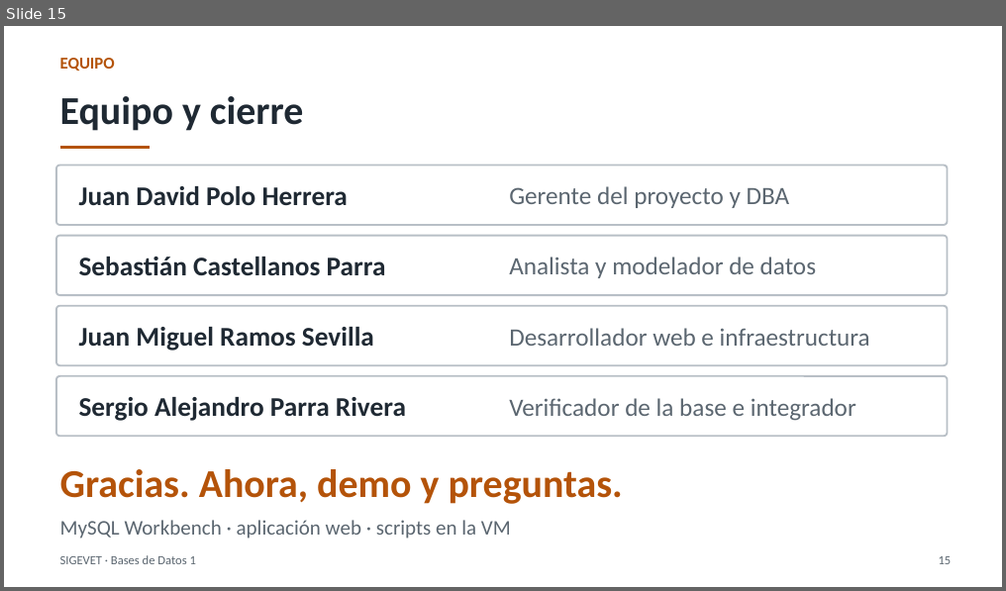
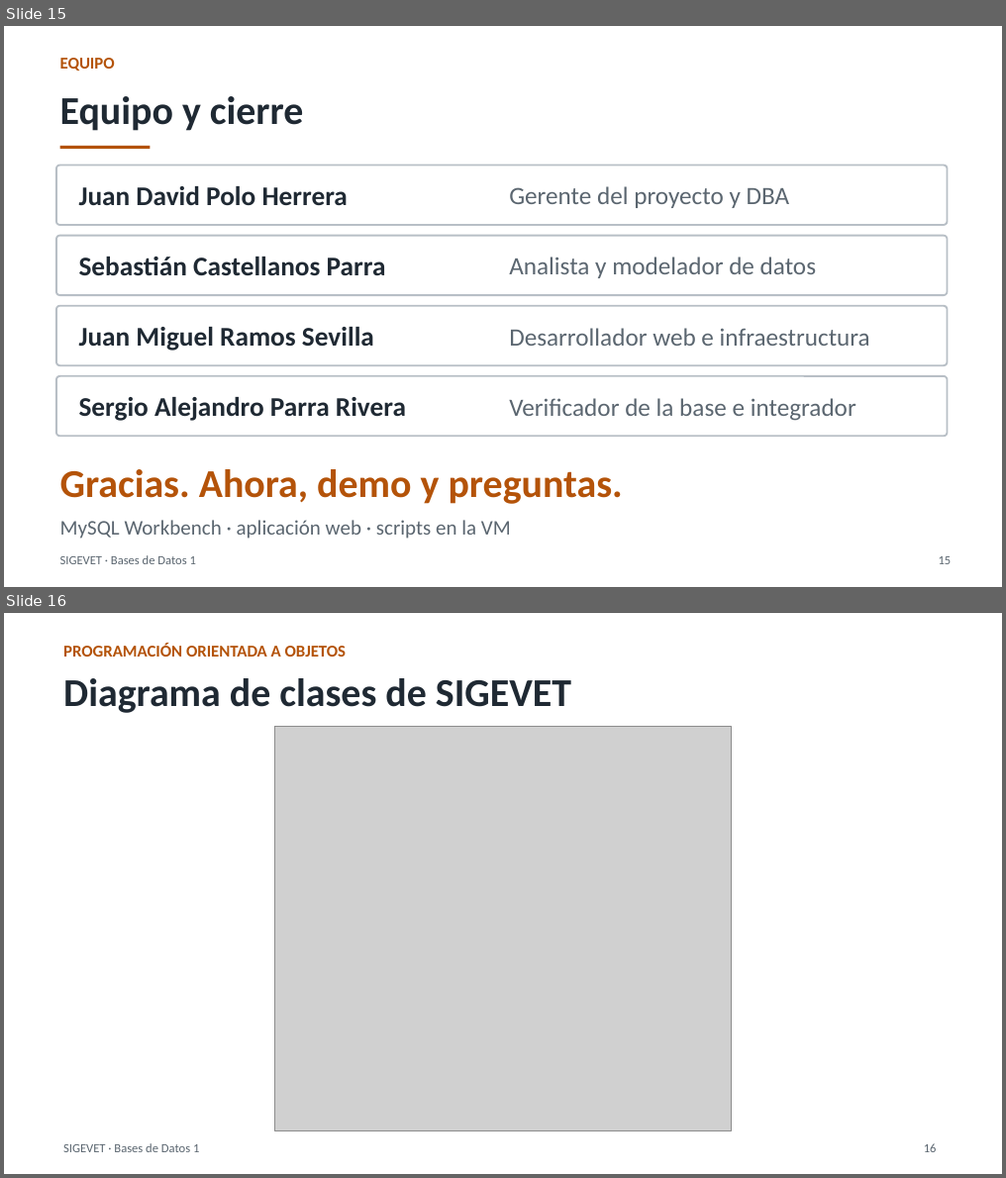
Before and after one commit to Estarlan/proyecto-bd1-sigevet, a slide deck: documentos/final/Presentacion_Sustentacion_SIGEVET.pptx. Shown one above the other, each under a label of ours: slide 15 before the commit, slides 15 and 16 after it. The pictures are 1006x591 and 1006x1178 pixels, drawn with LibreOffice and Linux fonts; fonts in the diff are those of the drawing; grey boxes stand for pictures. Boxes give left, top, right and bottom in pixels: in the first picture for what was removed or moved away, otherwise in the second. Text is boxed around its words. In the diff, an @@ line names an element or a change of style, - is before the commit and + after.

Commit message:
Actualizar diagramas ortogonales y presentación

```diff
--- a/documentos/final/Presentacion_Sustentacion_SIGEVET.pptx
+++ b/documentos/final/Presentacion_Sustentacion_SIGEVET.pptx
@@ slide 16 added at (4,613,1002,1174), background #FFFFFF @@
@@ text added at (63,644,347,657), 16 pt, text #B45309, bold @@
+PROGRAMACIÓN ORIENTADA A OBJETOS
@@ text added at (63,678,571,713), 38 pt, text #1F2933, bold @@
+Diagrama de clases de SIGEVET
@@ picture added at (275,726,731,1132) @@
@@ text added at (63,1144,199,1153), 12 pt, text #5B6670 @@
+SIGEVET · Bases de Datos 1
@@ text added at (924,1144,937,1153), 12 pt, text #5B6670 @@
+16
```
Also in this commit, not shown: 6 slides changed, 53 other files.
